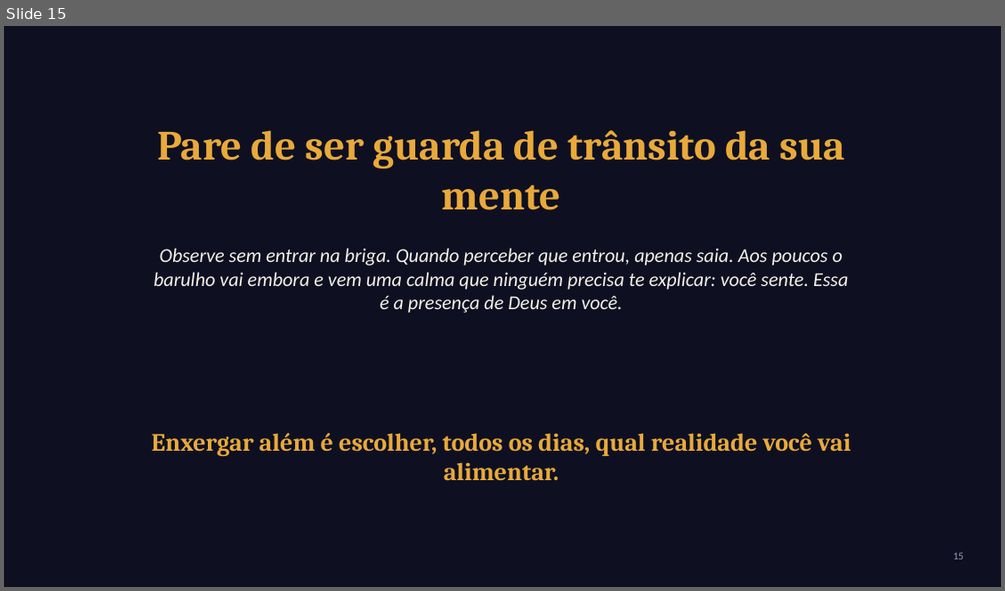
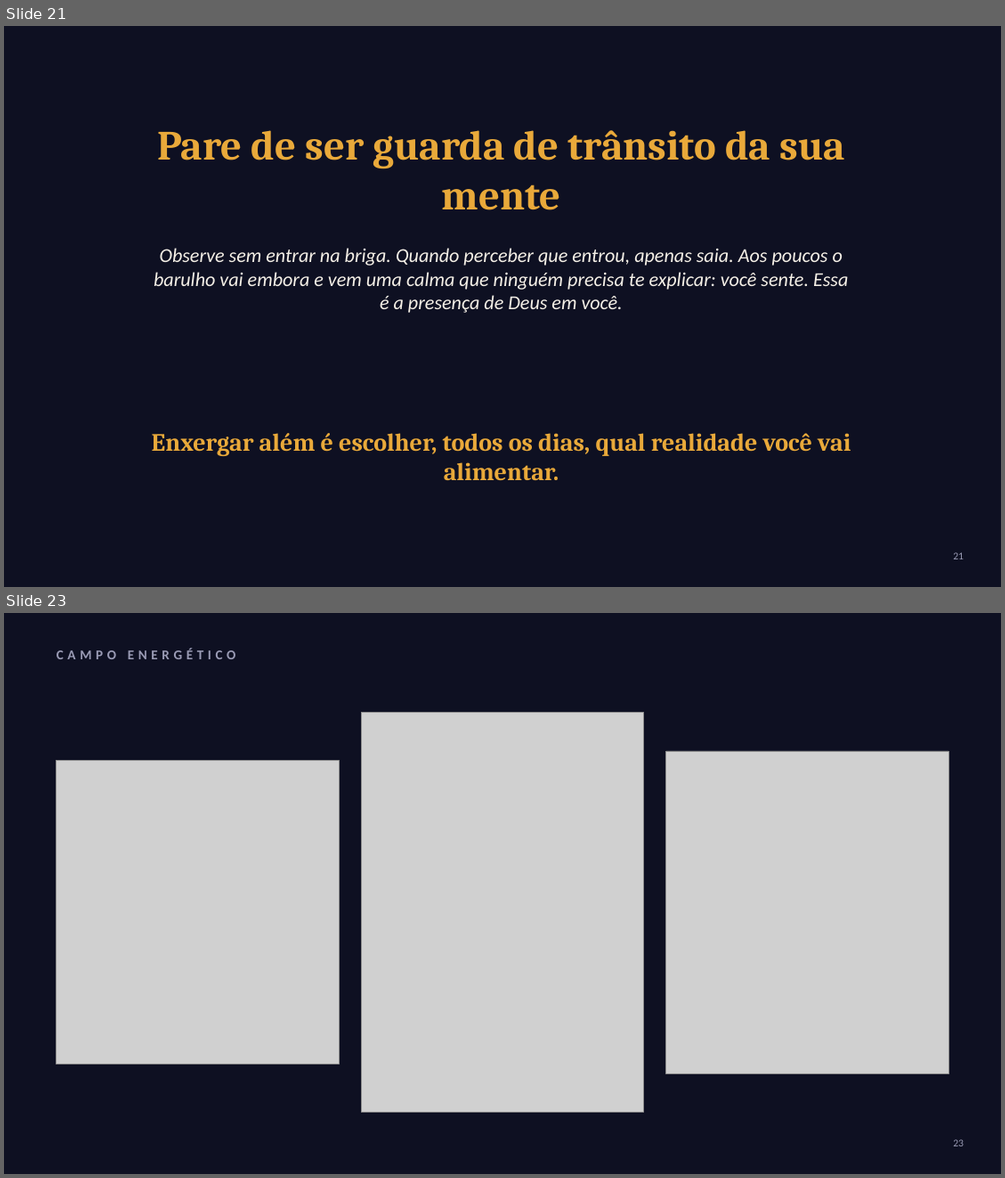
Before and after one commit to leilaonozaplivooBasil/Leil-onozaplivoo, a slide deck: apresentacoes/enxergar-alem/Enxergar_Alem_NOVO.pptx. Shown one above the other, each under a label of ours: slide 15 before the commit, slides 21 and 23 after it; the slides between them are not shown. The pictures are 1005x591 and 1005x1178 pixels, drawn with LibreOffice and Linux fonts; fonts in the diff are those of the drawing; grey boxes stand for pictures; background and template pictures are left out. Boxes give left, top, right and bottom in pixels: in the first picture for what was removed or moved away, otherwise in the second. Text is boxed around its words. In the diff, an @@ line names an element or a change of style, - is before the commit and + after.

```diff
--- a/apresentacoes/enxergar-alem/Enxergar_Alem_NOVO.pptx
+++ b/apresentacoes/enxergar-alem/Enxergar_Alem_NOVO.pptx
@@ slide 23 added at bbox=[4, 613, 1001, 1174], background #0E1022 @@
@@ text added at bbox=[57, 648, 236, 659], 13 pt, text #9A9BB5, bold @@
+CAMPO ENERGÉTICO
@@ picture added at bbox=[362, 713, 644, 1111] @@
@@ picture added at bbox=[57, 761, 339, 1064] @@
@@ picture added at bbox=[666, 751, 949, 1073] @@
@@ page number added at bbox=[953, 1139, 963, 1146], 10 pt, text #9A9BB5 @@
+23
@@ what was slide 15 is now slide 21 @@
@@ page number at bbox=[953, 552, 963, 559]: text changed @@
-15
+21
```
Also in this commit, not shown: 7 other slides added, 15 other files.
